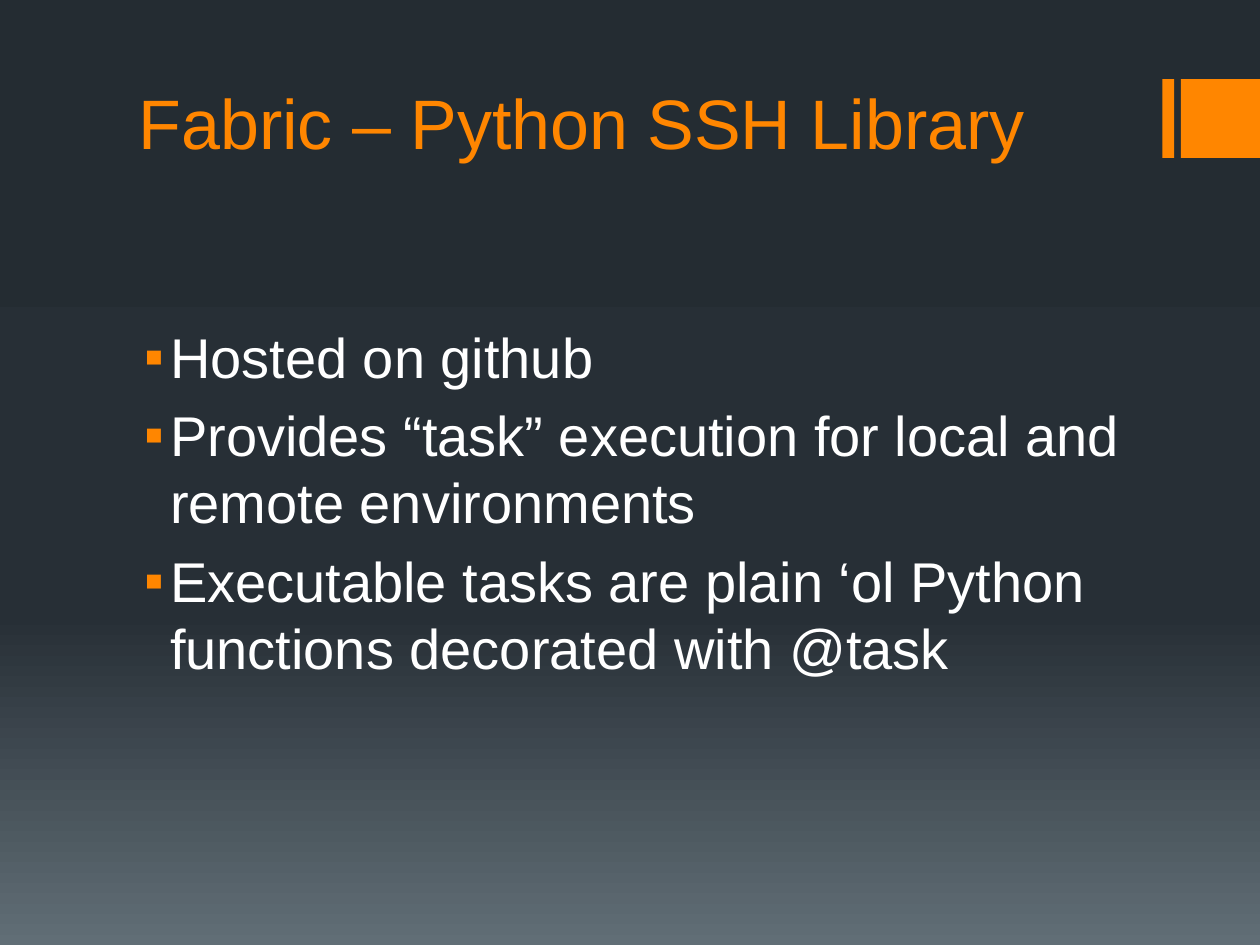
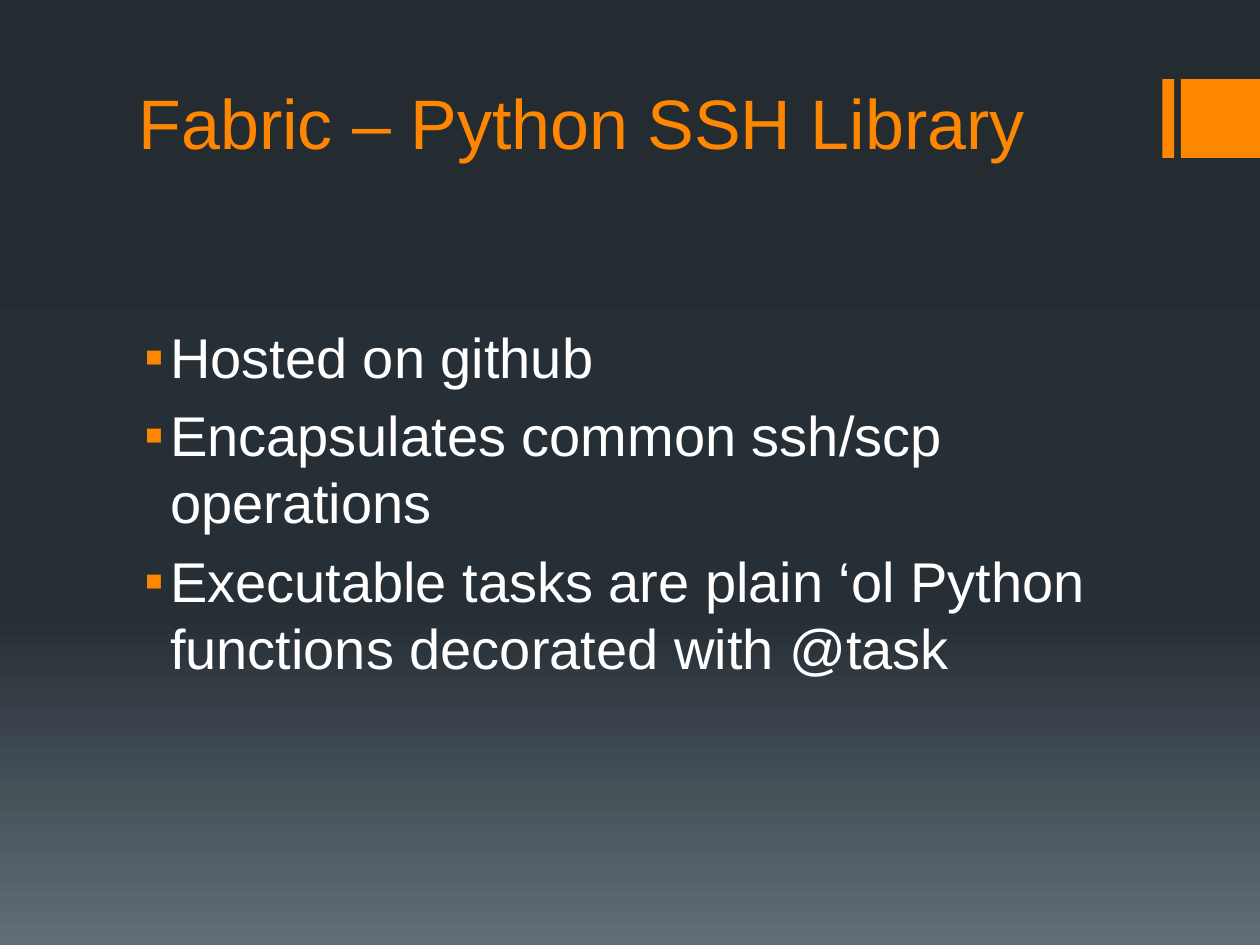
Before and after one commit to 2mind/aws-provisioning, a slide deck: slide 10 of aws_provisioning.pptx. Drawn at 1260x945 pixels with LibreOffice and Linux fonts; fonts in the diff are those of the drawing; background and template pictures are left out. Boxes give left, top, right and bottom in pixels: in the first picture for what was removed or moved away, otherwise in the second. Text is boxed around its words. In the diff, an @@ line names an element or a change of style, - is before the commit and + after.

```diff
--- a/aws_provisioning.pptx
+++ b/aws_provisioning.pptx
@@ text at <box>170,415,942,534</box>: text changed @@
-▪ Provides “task” execution for local and remote environments
+▪ Encapsulates common ssh/scp operations
```
Also in this commit, not shown: 7 other slides changed, 2 slides added.
